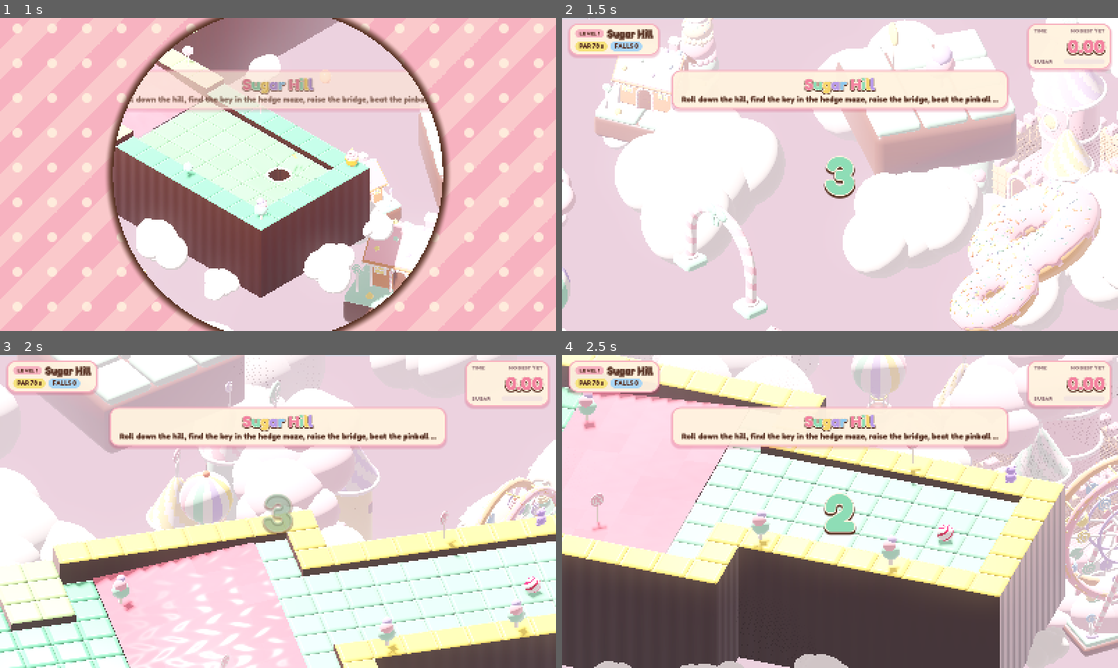
Above: before the commit, frames 1-4 (two rows, left to right).
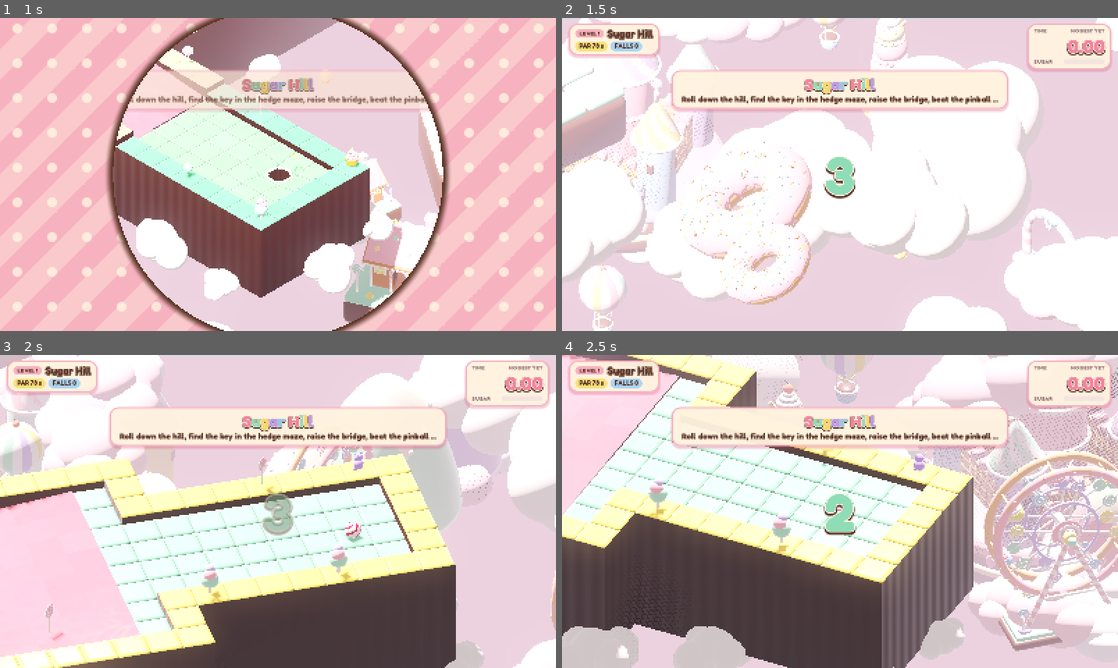
Above: after the commit, the same moments.

Repository: vLX42/candy-marble
Game: Godot game, scene res://scenes/title.tscn
The game is run twice, just before and just after one commit, with the same random seed, the same clock (stepped at 60 frames per second) and the same inputs.
Inputs (mouse positions are in pixels of both pictures, inside the frame that each line leads up to):
- Up to frame 1 (1 s): click "Play" at 0.5 s
- Up to frame 2 (1.5 s): tap Enter at 1.25 s; move the mouse to (962, 158) at 1.27 s; hold D (right) from 1.28 s (still down); hold Ctrl from 1.28 s (still down); click (962, 158) at 1.42 s
- Up to frame 3 (2 s): keep holding D (right); keep holding Ctrl
- Up to frame 4 (2.5 s): release D (right) at 2 s; release Ctrl at 2 s; drag from (728, 527) to (812, 574) at 2.02 s

Frame 1 is identical in both runs. In frame 2, 45% of the frame differs, in the area x 0-100%, y 0-100%; in frame 3, 73%; in frame 4, 52%.

Commit message:
fix: follow camera turns round the marble instead of swinging it off screen
The camera position lagged behind its rotation, so every view turn swung
the marble up to 17 units off centre before it snapped back. Now it sits
a fixed distance back from a smoothed focus point, turns on a spring, and
only re-finds its place on the route after a real jump (respawn).
levels_test --cam also reports view flips and marble drift.

Diff:
--- a/scripts/main.gd
+++ b/scripts/main.gd
@@ -53,8 +53,9 @@
 
 const CAMERA_ROTATION := Vector3(-35.264, 45.0, 0.0)  # true isometric
 const CAMERA_FOLLOW := 5.0
-## How fast the playfield turns to follow the track (follow camera setting).
-const CAMERA_TURN := 1.6
+## How fast the playfield turns to follow the track (follow camera setting):
+## a spring, so a turn eases in and out instead of lurching off.
+const CAMERA_TURN := 3.2
 ## Follow camera: how far ahead it reads the track, and how long the track must
 ## point a new way before the view turns.
 const CAMERA_LOOK := 8.0
@@ -137,6 +138,11 @@
 var hud: Hud
 var _shake := 0.0
 var _cam_yaw := deg_to_rad(45.0)
+var _cam_yaw_vel := 0.0
+## The smoothed point the camera looks at. The camera sits a fixed distance
+## back from it, so turning the view spins round the marble and never swings
+## it off the screen.
+var _cam_at := Vector3.ZERO
 var _env: Environment
 var _sun: DirectionalLight3D
 
@@ -266,8 +272,7 @@
 	_cam_hold = 0.0
 	_cam_cool = 0.0
 	_cam_yaw = _track_yaw() if Settings.camera_follow else deg_to_rad(45.0)
-	camera.rotation = Vector3(deg_to_rad(CAMERA_ROTATION.x), _cam_yaw, 0.0)
-	camera.global_position = _camera_target()
+	_snap_camera()
 	hud.set_level(level_index + 1, level.title, level.time_limit, level.race)
 	_update_best_label()
 	var intro := "%s\nPar %.0f s.  Roll to the %s!" % [level.title, level.time_limit, "hole" if level.hole else "goal"]
@@ -293,8 +298,7 @@
 	_flown = id
 	if _fly_left > 0.0:
 		_cam_yaw = deg_to_rad(45.0)
-		camera.rotation = Vector3(deg_to_rad(CAMERA_ROTATION.x), _cam_yaw, 0.0)
-		camera.global_position = _camera_target()
+		_snap_camera()
 		camera.size = Settings.camera_size() * 1.35
 	if _count_left > 0.0:
 		ball.input_lock = _count_left + _fly_left
@@ -399,20 +403,25 @@
 	var target_yaw := _track_yaw(delta) if Settings.camera_follow else deg_to_rad(45.0)
 	if _fly_left > 0.0:
 		target_yaw = deg_to_rad(45.0)
-	_cam_yaw = lerp_angle(_cam_yaw, target_yaw, 1.0 - exp(-CAMERA_TURN * delta))
+	# Critically damped spring towards the wanted view.
+	var dt := minf(delta, 0.05)
+	_cam_yaw_vel += (CAMERA_TURN * CAMERA_TURN * angle_difference(_cam_yaw, target_yaw) - 2.0 * CAMERA_TURN * _cam_yaw_vel) * dt
+	_cam_yaw = wrapf(_cam_yaw + _cam_yaw_vel * dt, -PI, PI)
 	camera.rotation = Vector3(deg_to_rad(CAMERA_ROTATION.x), _cam_yaw, 0.0)
 	# Upright phones: keep the track's width in view and show more road ahead.
 	camera.keep_aspect = Camera3D.KEEP_WIDTH if Tilt.is_portrait() else Camera3D.KEEP_HEIGHT
 	var want_size := Settings.camera_size() * (1.35 if _fly_left > 0.0 else 1.0)
 	camera.size = lerpf(camera.size, want_size, 1.0 - exp(-3.0 * delta))
 	var k := 1.0 - exp(-CAMERA_FOLLOW * delta)
-	camera.global_position = camera.global_position.lerp(_camera_target(), k)
+	_cam_at = _cam_at.lerp(_camera_focus(), k)
+	camera.global_position = _cam_at + camera.global_basis.z * 40.0
 	if _shake > 0.0:
 		camera.h_offset = randf_range(-_shake, _shake)
 		camera.v_offset = randf_range(-_shake, _shake)
 		_shake = maxf(0.0, _shake - delta * 1.5)
 	else:
 		camera.h_offset = 0.0
+		camera.v_offset = 0.0
 		camera.v_offset = 0.0
 
 	if Input.is_action_just_pressed("pause") and (finished or game_complete):
@@ -731,8 +740,12 @@
 		if dd < best_d - 0.01:
 			best_d = dd
 			best = maxf(last, i + a.distance_to(q) / maxf(a.distance_to(b), 0.001))
+	# Far off the nearby legs: only jump to another part of the route when it's
+	# clearly closer (a respawn), not just because a wide area strays off the line.
 	if best_d > 6.0:
-		best = LevelBase.route_progress(_route_world, pos)
+		var g := LevelBase.route_progress(_route_world, pos)
+		if _route_point(g).distance_to(pos) < best_d - 4.0:
+			best = g
 	return best
 
 
@@ -756,8 +769,12 @@
 	return _route_world[i].lerp(_route_world[i + 1], clampf(progress - i, 0.0, 1.5))
 
 
-func _camera_target() -> Vector3:
-	return _camera_focus() + camera.global_basis.z * 40.0
+## Puts the camera straight on its target (level start, flyover).
+func _snap_camera() -> void:
+	_cam_yaw_vel = 0.0
+	camera.rotation = Vector3(deg_to_rad(CAMERA_ROTATION.x), _cam_yaw, 0.0)
+	_cam_at = _camera_focus()
+	camera.global_position = _cam_at + camera.global_basis.z * 40.0
 
 
 ## What the camera looks at: the marble, or the flyover point along the route.
--- a/tests/levels_test.gd
+++ b/tests/levels_test.gd
@@ -20,6 +20,11 @@
 var chute_frames := 0
 var cam_turn := 0.0
 var cam_last := 0.0
+var cam_off := 0.0        # most the marble drifted off screen centre (world units)
+var cam_flips := 0        # times the follow view picked a new direction
+var cam_view := INF
+var cam_calm := 0.0       # time since the marble last respawned or was carried (pipe, cannon)
+var cam_prev := Vector3.ZERO
 
 
 func _initialize() -> void:
@@ -61,6 +66,17 @@
 	var ball: Ball = main.ball
 	cam_turn += absf(angle_difference(main._cam_yaw, cam_last))
 	cam_last = main._cam_yaw
+	cam_calm += delta
+	if not ball.alive or ball.global_position.distance_to(cam_prev) > 1.5 or not ball.visible:
+		cam_calm = 0.0
+	cam_prev = ball.global_position
+	if cam_calm > 1.0 and level_t > 1.0 and main._fly_left <= 0.0:
+		var local: Vector3 = main.camera.global_transform.affine_inverse() * ball.global_position
+		cam_off = maxf(cam_off, Vector2(local.x, local.y).length())
+	if main._cam_view != cam_view:
+		if cam_view != INF and main._cam_view != INF:
+			cam_flips += 1
+		cam_view = main._cam_view
 	if "--trace" in OS.get_cmdline_user_args() and int(level_t * 120) % 15 == 0 and ball.alive:
 		var q := ball.global_position / LevelBase.TILE
 		print("  trace t=%.2f tile=(%.1f, %.1f) y=%.2f wp=%d v=%s" % [level_t, q.x, q.z, ball.global_position.y, wp, ball.linear_velocity.snapped(Vector3.ONE * 0.1)])
@@ -228,7 +244,7 @@
 	if "--chute" in OS.get_cmdline_user_args():
 		line += "  | frames riding a chute: %d" % chute_frames
 	if "--cam" in OS.get_cmdline_user_args():
-		line += "  | camera turned %.0f deg" % rad_to_deg(cam_turn)
+		line += "  | camera turned %.0f deg, %d flips, marble drift %.1f" % [rad_to_deg(cam_turn), cam_flips, cam_off]
 	if main.rival:
 		line += "  | rival %s" % ("%.1f s" % main.rival_time if main.rival_time > 0 else "beaten, was at waypoint %d/%d" % [main.rival._wp, main.rival._route.size()])
 	if ok and level_t > lvl.time_limit:
@@ -251,4 +267,7 @@
 	level_t = 0.0
 	cam_turn = 0.0
 	cam_last = main._cam_yaw
+	cam_off = 0.0
+	cam_flips = 0
+	cam_view = INF
 	was_alive = true
